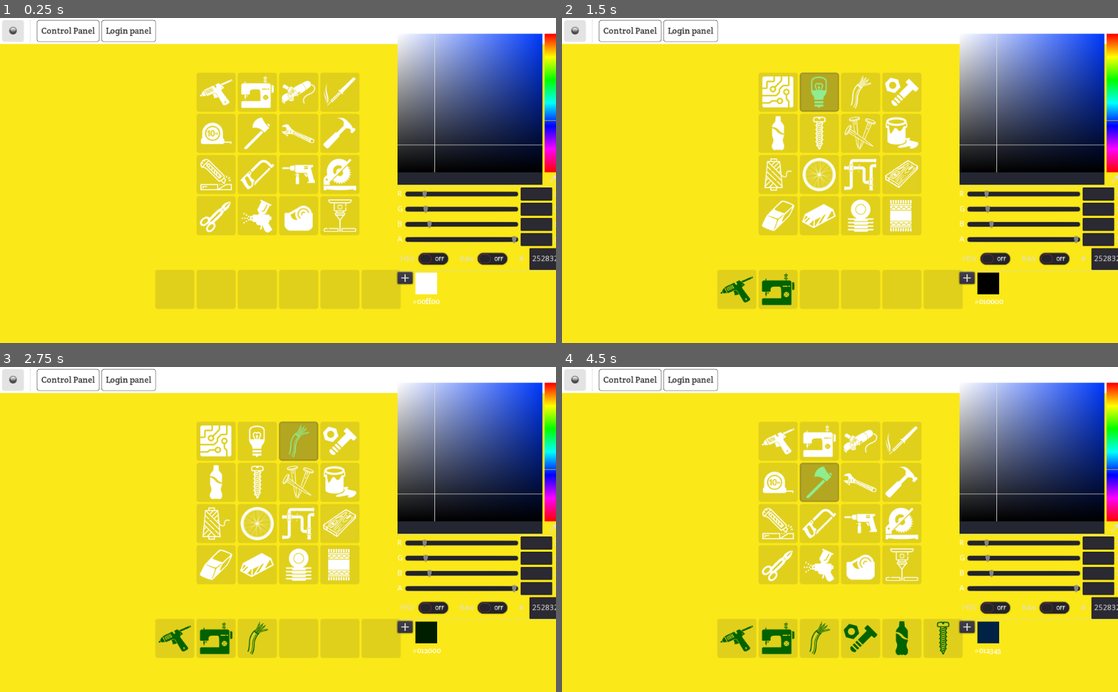
Above: before the commit, frames 1-4 (two rows, left to right).
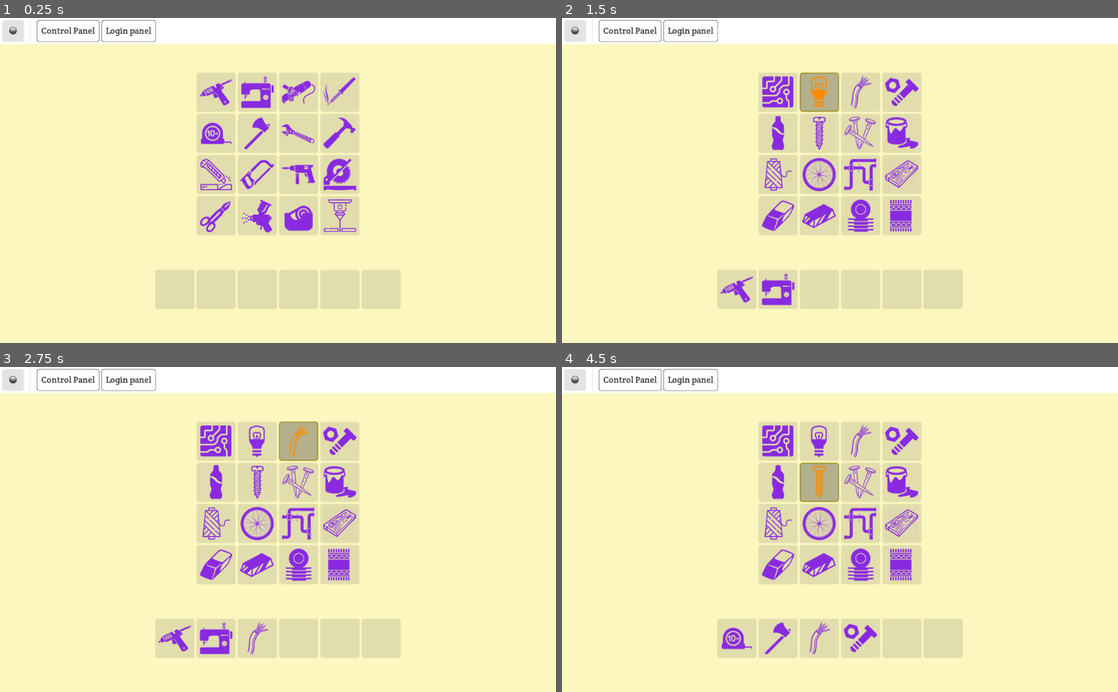
Above: after the commit, the same moments.

Repository: iRadEntertainment/mc_desk
Game: Godot game, scene res://scenes/main.tscn
Same seed, same stepped clock (60 frames per second), same inputs: the game is played once before the commit and once after it.
Inputs (mouse positions are in pixels of both pictures, inside the frame that each line leads up to):
- Up to frame 1 (0.25 s): no input
- Up to frame 2 (1.5 s): click (778, 92) at 0.5 s; click (817, 92) at 1.25 s
- Up to frame 3 (2.75 s): click (300, 441) at 2 s
- Up to frame 4 (4.5 s): click (901, 441) at 2.75 s; click (778, 480) at 3.5 s; click (817, 480) at 4.25 s

The runs differ from the first frame. In frame 1, 93% of the frame differs, in the area x 0-100%, y 4-100%; in frame 2, 93%; in frame 3, 93%; in frame 4, 93%.

Commit message:
small adjustment login colors

Diff:
--- a/scenes/main.tscn
+++ b/scenes/main.tscn
@@ -311,9 +311,10 @@
 [node name="bg" type="ColorRect" parent="."]
 anchor_right = 1.0
 anchor_bottom = 1.0
-color = Color( 0.988235, 0.913725, 0.0980392, 1 )
+color = Color( 0.992157, 0.972549, 0.752941, 1 )
 
 [node name="top_bar" type="Control" parent="."]
+editor/display_folded = true
 anchor_right = 1.0
 rect_min_size = Vector2( 0, 48 )
 
@@ -711,6 +712,8 @@
 theme = ExtResource( 2 )
 
 [node name="col_test" type="ColorRect" parent="cnt_center/login_panel"]
+editor/display_folded = true
+visible = false
 margin_left = 764.657
 margin_top = 422.319
 margin_right = 804.657
@@ -723,10 +726,3 @@
 margin_bottom = 62.0975
 theme = ExtResource( 6 )
 text = "#00ff00"
-
-[node name="ColorPicker" type="ColorPicker" parent="cnt_center/login_panel"]
-margin_left = 728.0
-margin_top = -23.0
-margin_right = 1018.0
-margin_bottom = 439.0
-color = Color( 0.145098, 0.156863, 0.196078, 1 )
--- a/scripts/login_panel.gd
+++ b/scripts/login_panel.gd
@@ -7,20 +7,26 @@
 onready var tool_sheet = load("res://sprites/login_tools.png")
 onready var mats_sheet = load("res://sprites/login_mats.png")
 
-var icon_color       = Color.white setget _icon_color_changed
-var icon_hover_color = Color.lightgreen
-var icon_press_color = Color.darkgreen
+var icon_color       = Color.blueviolet setget _icon_color_changed
+var icon_hover_color = Color.darkorange
+var icon_press_color = Color.darkkhaki
 
 signal update_icon_color
 
-var code = [0,0,0,0,0,0]
-var code_step = 0
+export var code_lenght = 4
+var        code        = []
+var        code_step   = 0
 
 func _ready():
 	connect_grid_buttons_to_self()
 	populate_login_grid(true)
+	populate_output_grid()
 	reset_output_grid()
 
+
+func populate_output_grid():
+	var output_inst = $login_outputs.get_child(0).duplicate()
+	pass
 
 func connect_grid_buttons_to_self():
 	for i in range (16):
@@ -57,7 +63,7 @@
 		connect("update_icon_color",icon,"set")
 
 		#--- set numbers
-		if false:
+		if false: #temporarily disabled
 			var num = Label.new()
 			num.theme = load("res://styles/small_labels.tres")
 			num.text  = str(i+1)
@@ -82,7 +88,7 @@
 			icon.free()
 
 func _login_input_button_pressed(id):
-	code[code_step] = id
+	code.append(id)
 	$col_test.color = code_to_color(code)
 	$col_test/hexadec.text = "#"+code_to_color(code)
 
@@ -96,16 +102,16 @@
 	icon.vframes = 4
 	icon.hframes = 4
 	icon.frame = id
-	icon.modulate = icon_press_color
+	icon.modulate = icon_color
 	icon.position = square.rect_size/2
 	square.add_child(icon)
 
 	#--- check which grid to show next tools/materials
 	code_step += 1
 	populate_login_grid(code_step < 2 or code_step > 5)
-	if code_step >= 6:
+	if code_step >= 4:
 		code_step = 0
-		code = [0,0,0,0,0,0]
+		code = []
 #		reset_output_grid()
 
 func code_to_color(code_array):
@@ -124,6 +130,8 @@
 				15: val = "f"
 
 		_color += val
+	for i in range(code.size(),6):
+		_color += "0"
 	return _color
 
 func _icon_color_changed(val):
Not shown: 1 places in styles/small_labels.tres that only renumber resources
